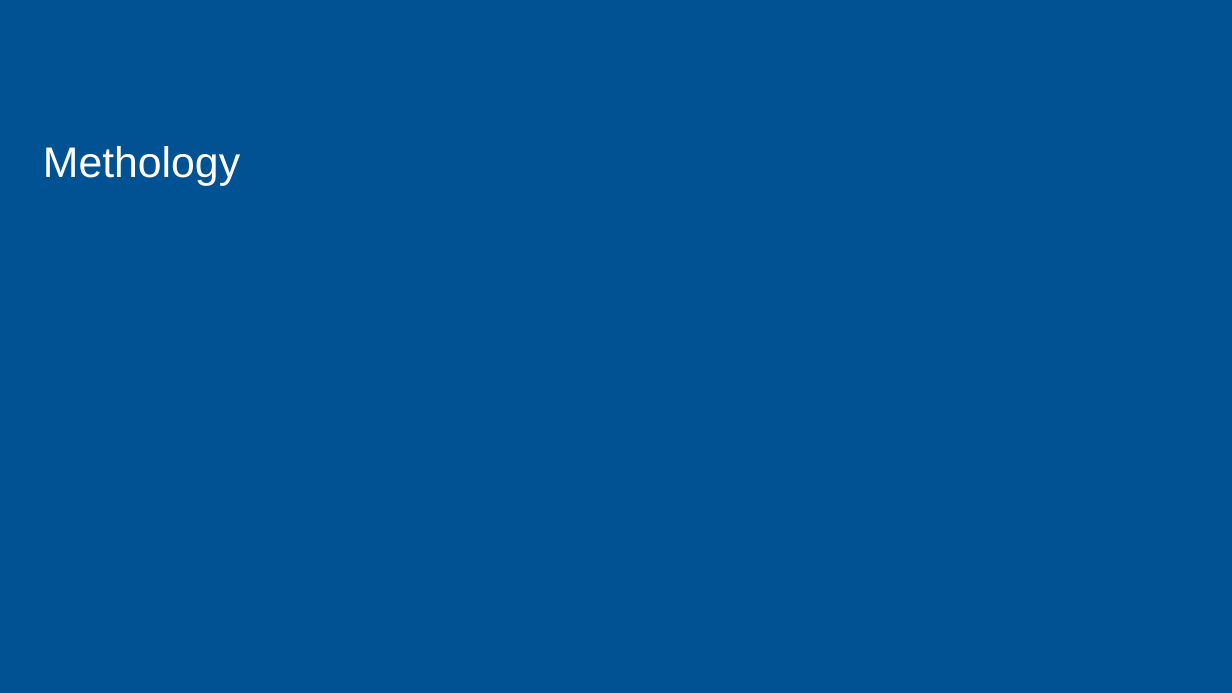
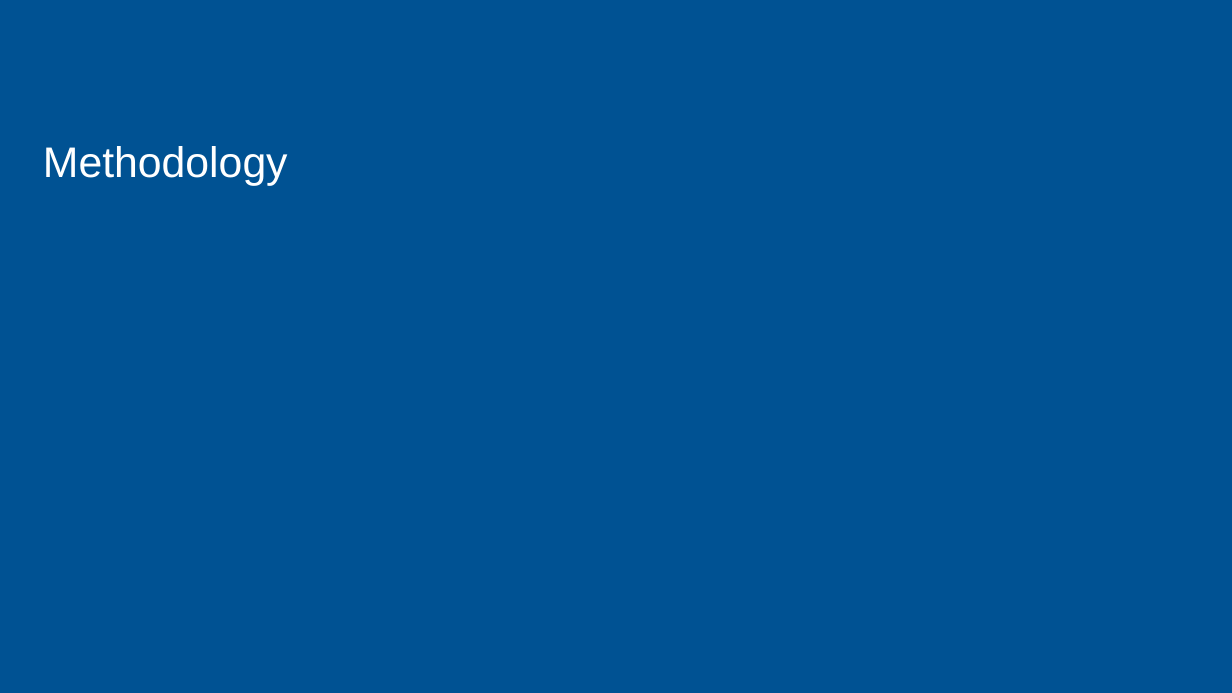
Before and after one commit to chialingyang7718/RL_OPF_EVaware, a slide deck: slide 14 of Mid-term Presentation.pptx. Drawn at 1232x693 pixels with LibreOffice and Linux fonts; fonts in the diff are those of the drawing; background and template pictures are left out. Boxes give left, top, right and bottom in pixels: in the first picture for what was removed or moved away, otherwise in the second. Text is boxed around its words. In the diff, an @@ line names an element or a change of style, - is before the commit and + after.

```diff
--- a/Mid-term Presentation.pptx
+++ b/Mid-term Presentation.pptx
@@ title at box(43, 146, 288, 185): text changed @@
-Methology
+Methodology
```
Also in this commit, not shown: 2 other slides changed, 1 other file.
